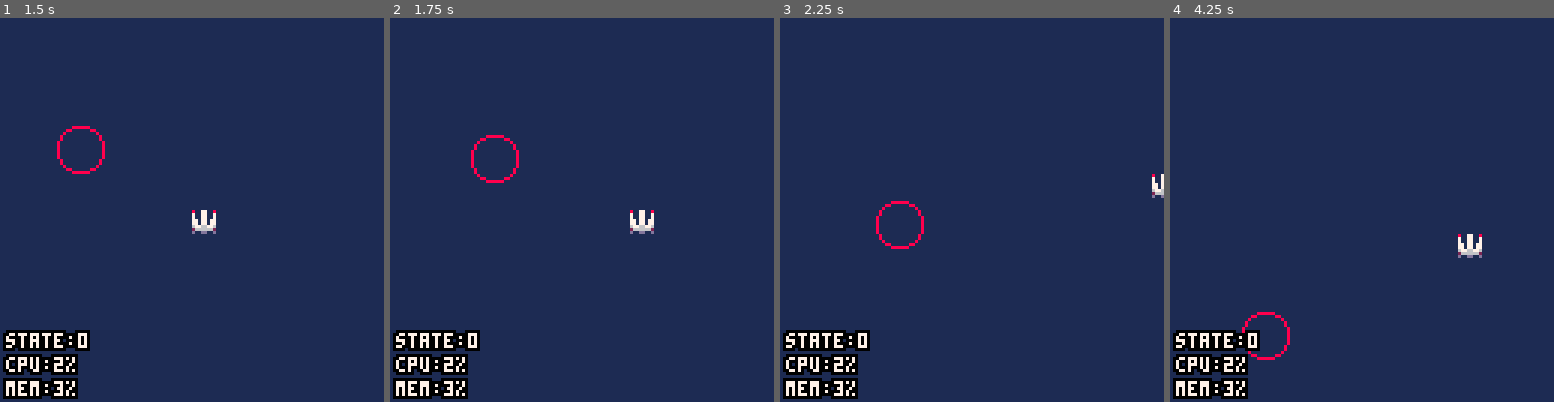
Above: before the commit, frames 1-4 (left to right).
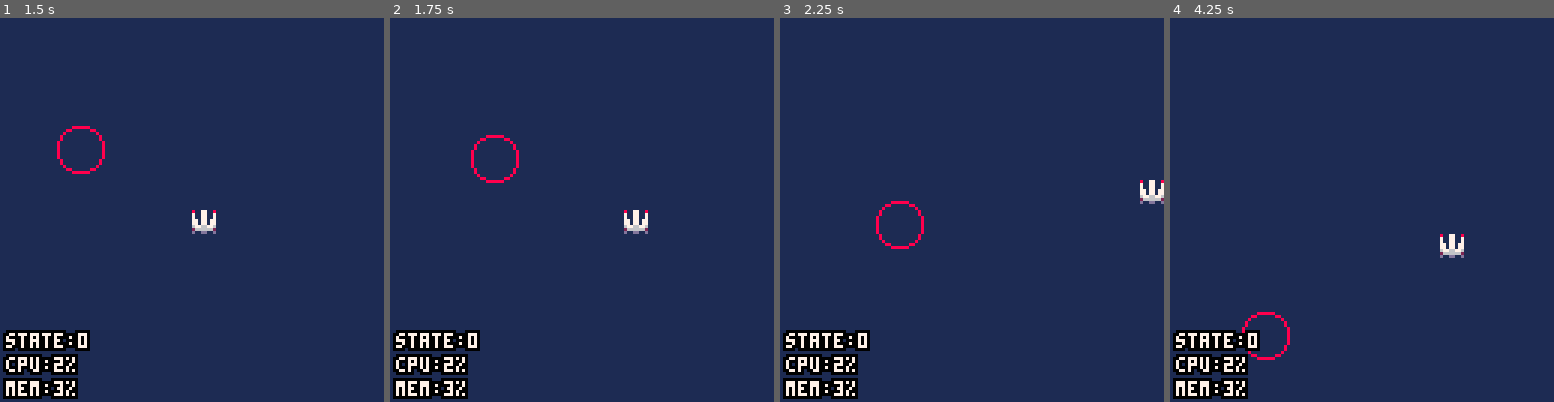
Above: after the commit, the same moments.

Repository: QuentinWidlocher/YogcastJam2020
Game: PICO-8 cartridge game.p8
Same seed, same stepped clock (60 frames per second), same inputs: the game is played once before the commit and once after it.
Inputs:
- Up to frame 1 (1.5 s): tap X (X key) at 0.33, 1.07 s; tap O (Z key) at 0.7 s
- Up to frame 2 (1.75 s): hold Right from 1.6 s (still down); tap O (Z key) at 1.7 s
- Up to frame 3 (2.25 s): tap X (X key) at 1.85 s; release Right at 2.1 s; tap O (Z key) at 2.1 s; hold Up from 2.15 s (still down)
- Up to frame 4 (4.25 s): release Up at 2.42 s; hold Right 2.47-3.03 s; tap O (Z key) every 0.4 s from 2.5 to 4.1 s; tap X (X key) at 2.97, 4.08 s; hold Left 3.08-3.58 s; hold Down 3.63-3.97 s; hold Right from 4.02 s (still down)

Frame 1 is identical in both runs. In frame 2, 0.4% of the frame differs, in the area x 60-69%, y 50-57%; in frame 3, 0.3%; in frame 4, 0.5%, in the area x 70-82%, y 56-63%.

Commit message:
Added acceleration to player movement, removed accidental redundant pico8.dat

Diff:
--- a/src/models/player.model.lua
+++ b/src/models/player.model.lua
@@ -1,7 +1,69 @@
 ---@class Player : GameObject
 Player = GameObject:new({
     top_left_sprite = 1,
-    speed = 4,
+    speed = 2,
     w = fromOct(1),
     h = fromOct(1),
+    max_speed = 4,
+    friction = 2,
+    vx = 0,
+    vy = 0
 })
+
+function Player:update()
+    self:getInput()
+    self:move()
+end
+
+function Player:getInput()
+    self.ax = 0
+    self.ay = 0
+    self.movingx = false
+    self.movingy = false
+    if btn(GAMEPAD.UP) then
+        self.ay -= 1
+        self.movingy = true
+    end
+    if btn(GAMEPAD.DOWN) then
+        self.ay += 1
+        self.movingy = true
+    end
+    if btn(GAMEPAD.LEFT) then
+        self.ax -= 1
+        self.movingx = true
+    end
+    if btn(GAMEPAD.RIGHT) then
+        self.ax += 1
+        self.movingx = true
+    end
+end
+
+function Player:move()
+    --Acceleration
+    self.vx += self.ax * self.speed
+    self.vy += self.ay * self.speed
+
+    --Velocity
+    self.vx = clamp(self.vx, -self.max_speed, self.max_speed)
+    self.vy = clamp(self.vy, -self.max_speed, self.max_speed)
+
+    --Slow down if not pressing anything
+    if not self.movingx and self.vx != 0 then
+        self.vx -= sgn(self.vx) * self.friction
+        --Setting the velocity to 0 if it's as close as it can get to zero, to ensure the value doesn't fluctuate
+        if abs(self.vx) <= self.friction / 2 then self.vx = 0 end
+    end
+    if not self.movingy and self.vy != 0 then
+        self.vy -= sgn(self.vy) * self.friction
+        --Setting the velocity to 0 if it's as close as it can get to zero, to ensure the value doesn't fluctuate
+        if abs(self.vy) <= self.friction / 2 then self.vy = 0 end
+    end
+
+    --Applying velocity
+    self.x += self.vx
+    self.y += self.vy
+
+    --Ensuring the player doesn't go off screen
+    self.x = clamp(player.x, 0, SCREEN_SIZE - self.w)
+    self.y = clamp(player.y, 0, SCREEN_SIZE - self.h)
+end
--- a/src/update/player.update.lua
+++ b/src/update/player.update.lua
@@ -1,6 +1,5 @@
 function update_player()
-    player_input()
-    player_move()
+    player:update()
 end
 
 function player_input()
Not shown, changed: pico8.dat
